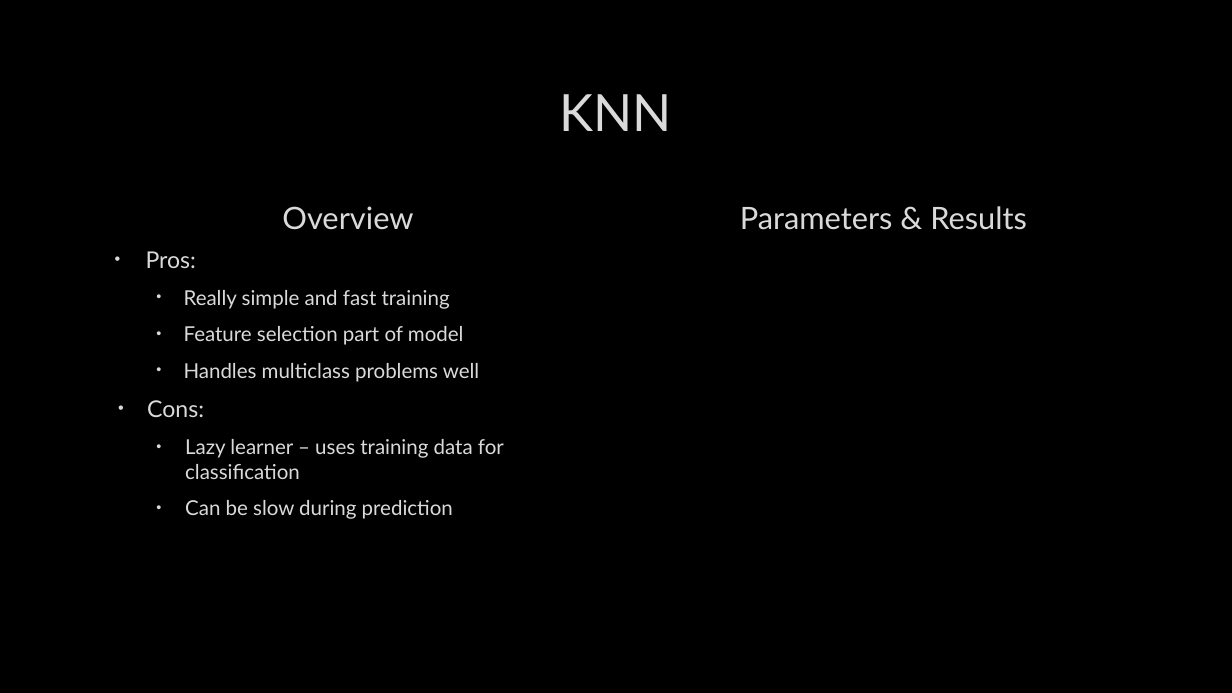
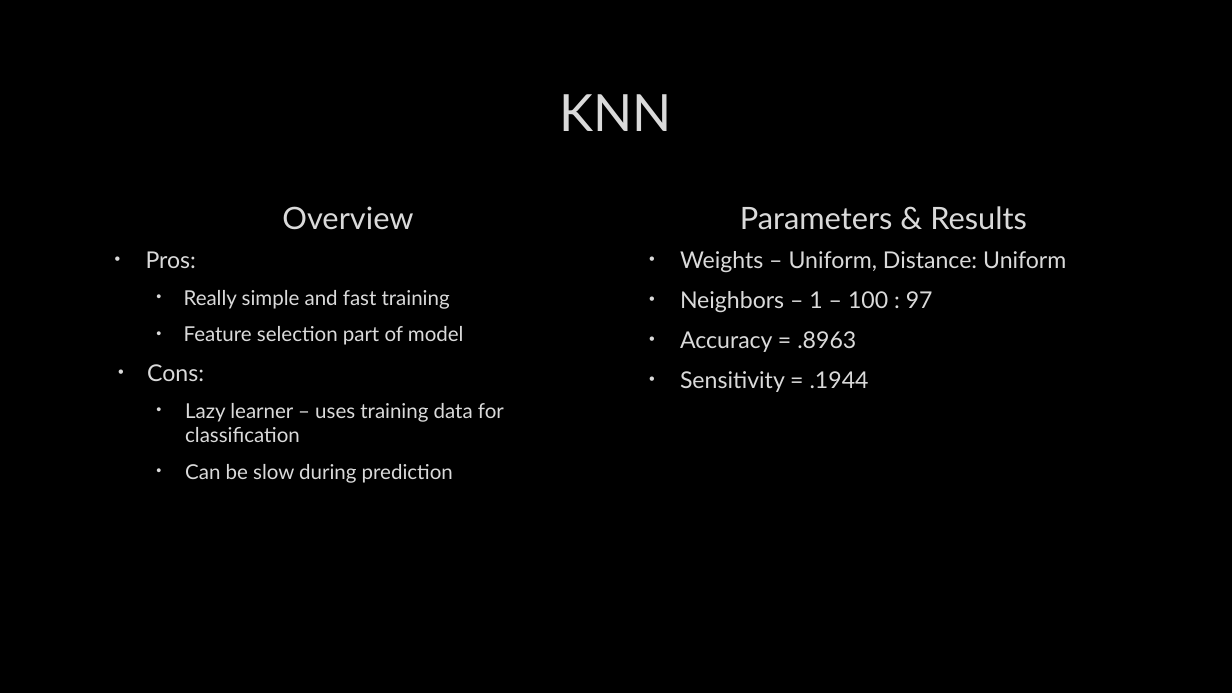
Before and after one commit to zinrion/Thinkful-Projects, a slide deck: slide 17 of Bank Marketing.pptx. Drawn at 1232x693 pixels with LibreOffice and Linux fonts; fonts in the diff are those of the drawing; background and template pictures are left out. Boxes give left, top, right and bottom in pixels: in the first picture for what was removed or moved away, otherwise in the second. Text is boxed around its words. In the diff, an @@ line names an element or a change of style, - is before the commit and + after.

```diff
--- a/Bank Marketing.pptx
+++ b/Bank Marketing.pptx
@@ text added at [680,251,1066,392], 18 pt, text #DADADA @@
+• Weights – Uniform, Distance: Uniform
+• Neighbors – 1 – 100 : 97
+• Accuracy = .8963
+• Sensitivity = .1944
@@ text at [184,363,479,382]: paragraph removed @@
-  • Handles multiclass problems well
```
Also in this commit, not shown: 12 other slides changed, 1 slide added, 2 slides removed.
